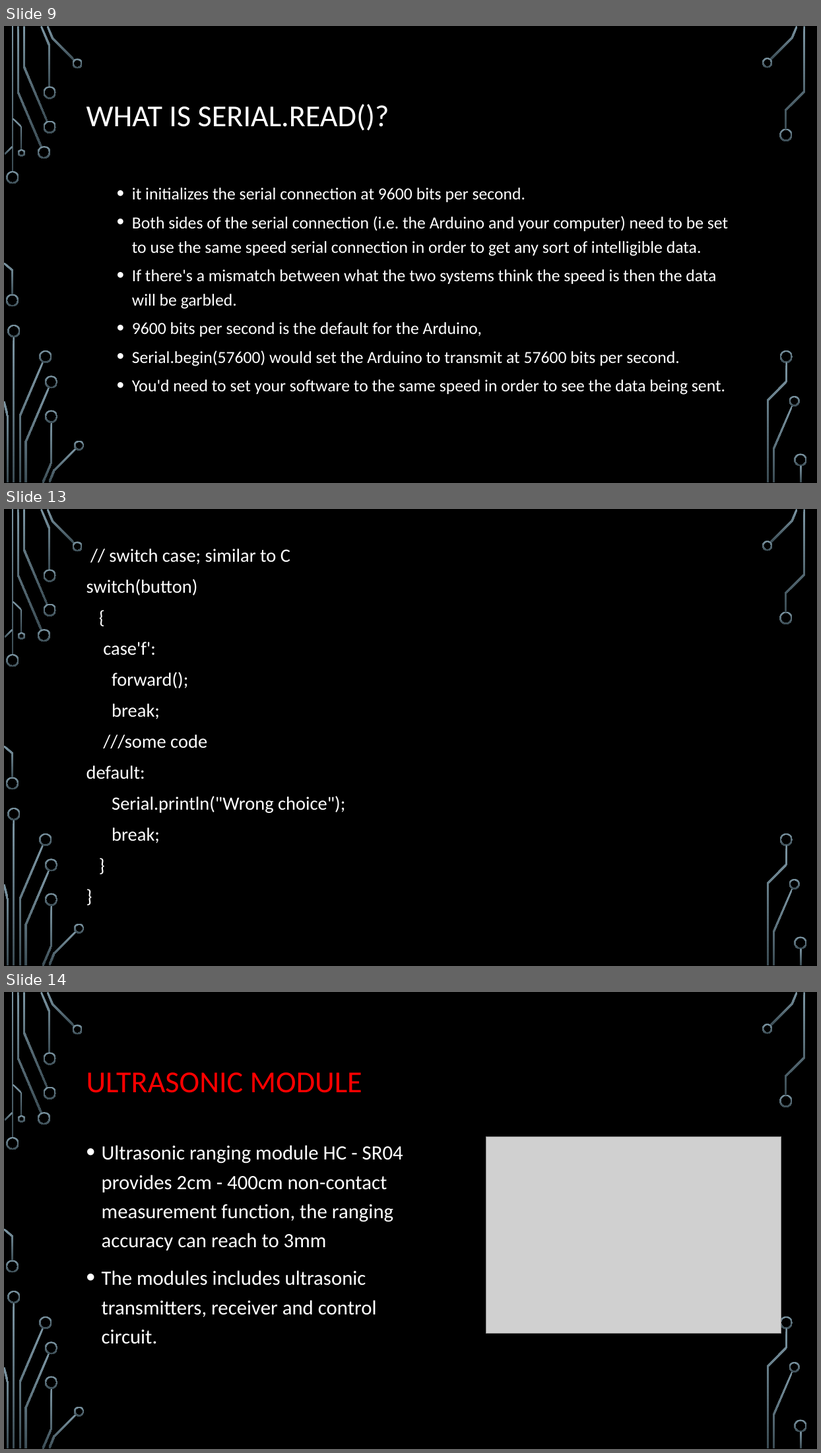
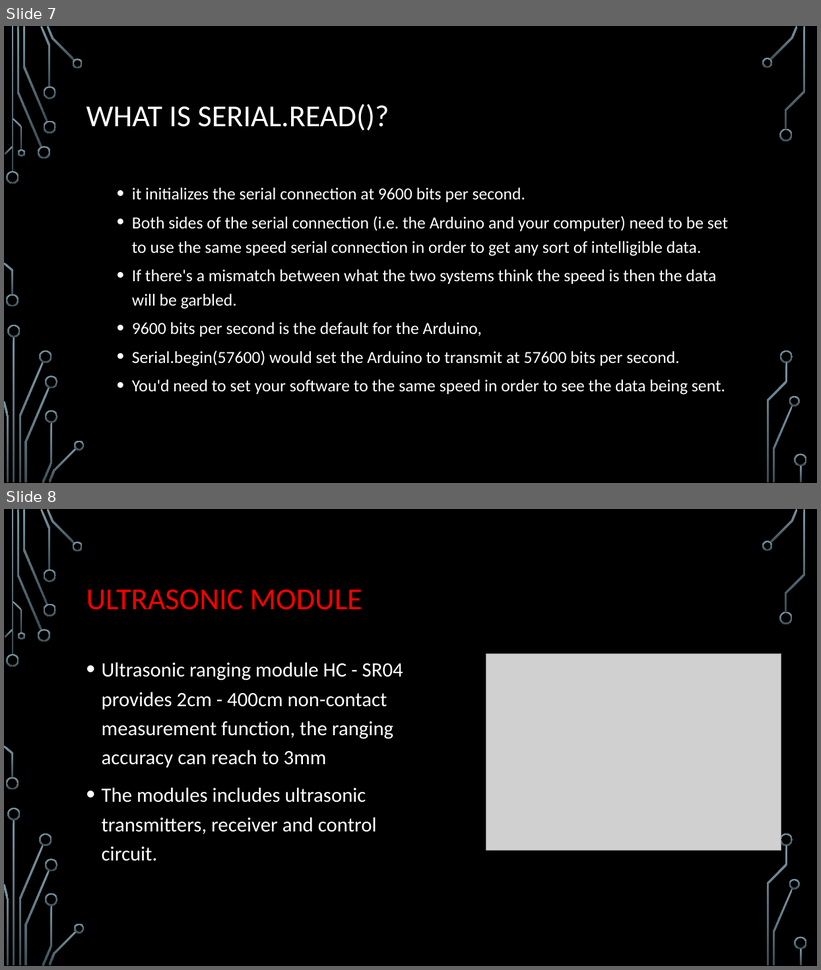
Before and after one commit to chinmayshah99/botson2, a slide deck: bot.pptx. Shown one above the other, each under a label of ours: slides 9, 13 and 14 before the commit, slides 7 and 8 after it; the slides between them are not shown. The pictures are 821x1453 and 821x970 pixels, drawn with LibreOffice and Linux fonts; fonts in the diff are those of the drawing; grey boxes stand for pictures; background and template pictures are left out. Boxes give left, top, right and bottom in pixels: in the first picture for what was removed or moved away, otherwise in the second. Text is boxed around its words. In the diff, an @@ line names an element or a change of style, - is before the commit and + after.

```diff
--- a/bot.pptx
+++ b/bot.pptx
@@ slide 13 removed at [4,509,817,966], background picture (left out); not listed: 36 template elements that a slide beside it also shows @@
@@ text removed at [86,549,345,844] @@
-// switch case; similar to C
-switch(button)
-{
-case'f':
-forward();
-break;
-///some code
-default:
-Serial.println("Wrong choice");
-break;
-}
-}
@@ what was slide 9 is now slide 7 @@
@@ what was slide 14 is now slide 8 @@
```
Also in this commit, not shown: 7 other slides removed, 2 other files.
